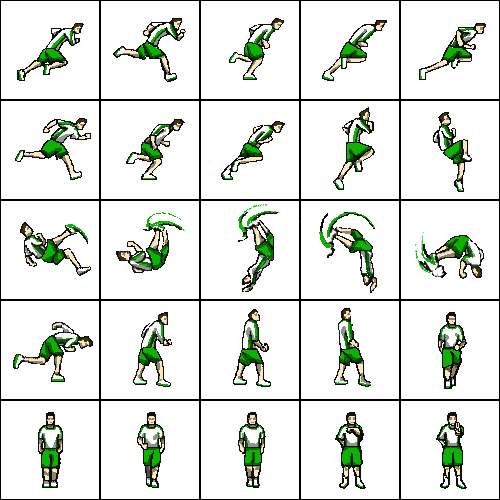
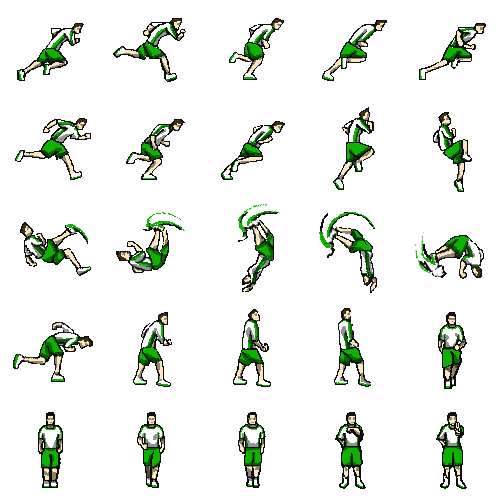
Comparing the layer stacks of the two 500 × 500 images. Changes:
hid "Grid" over <box>0,0,500,500</box>
